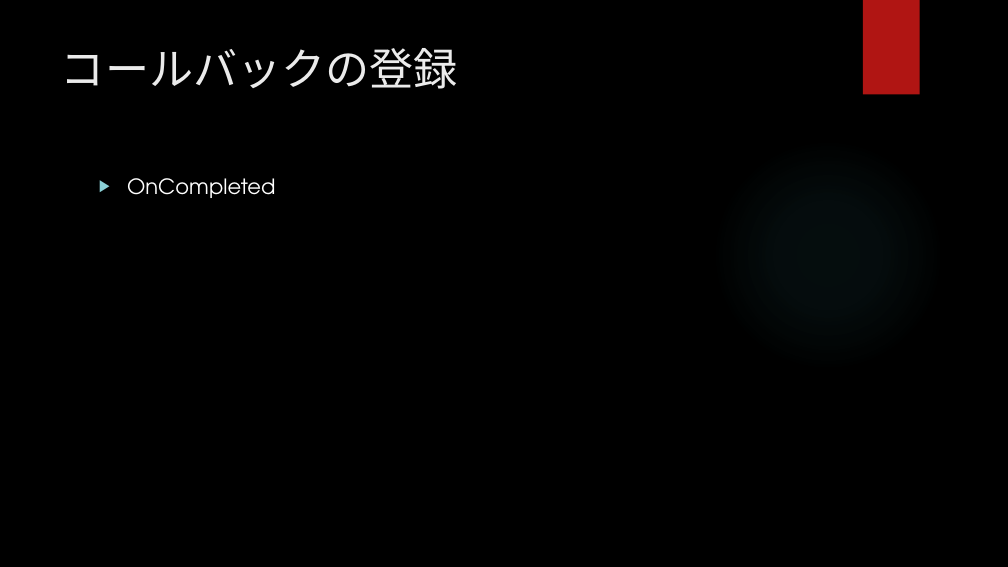
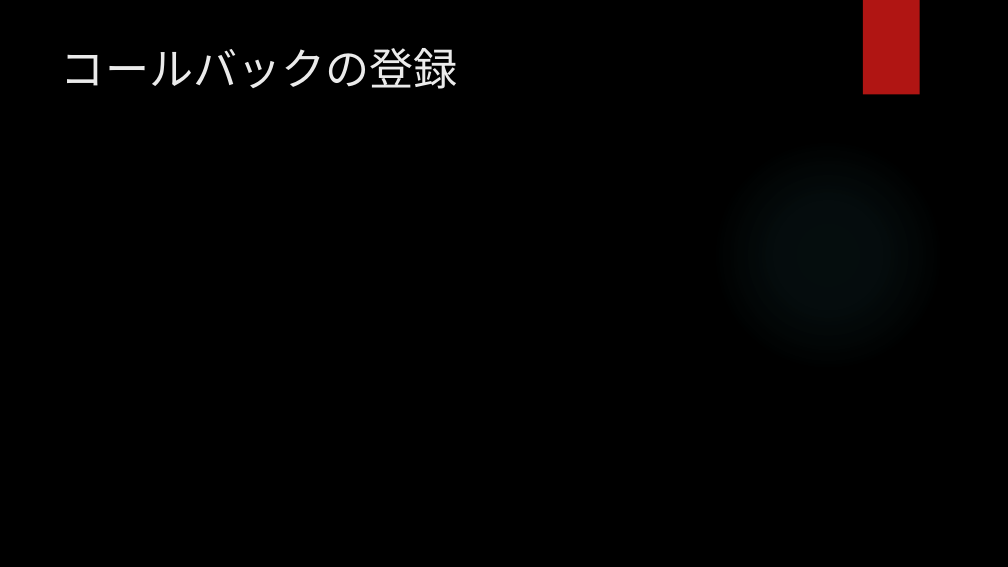
Before and after one commit to hopesnow/Study, a slide deck: slide 6 of RHStudy/Documents/プレゼンテーション1.pptx. Drawn at 1008x567 pixels with LibreOffice and Linux fonts; fonts in the diff are those of the drawing; background and template pictures are left out. Boxes give left, top, right and bottom in pixels: in the first picture for what was removed or moved away, otherwise in the second. Text is boxed around its words. In the diff, an @@ line names an element or a change of style, - is before the commit and + after.

```diff
--- a/RHStudy/Documents/プレゼンテーション1.pptx
+++ b/RHStudy/Documents/プレゼンテーション1.pptx
@@ text removed at [127, 178, 275, 198] @@
-▶ OnCompleted
```
Also in this commit, not shown: 3 other slides changed, 2 slides added, 1 other file.
